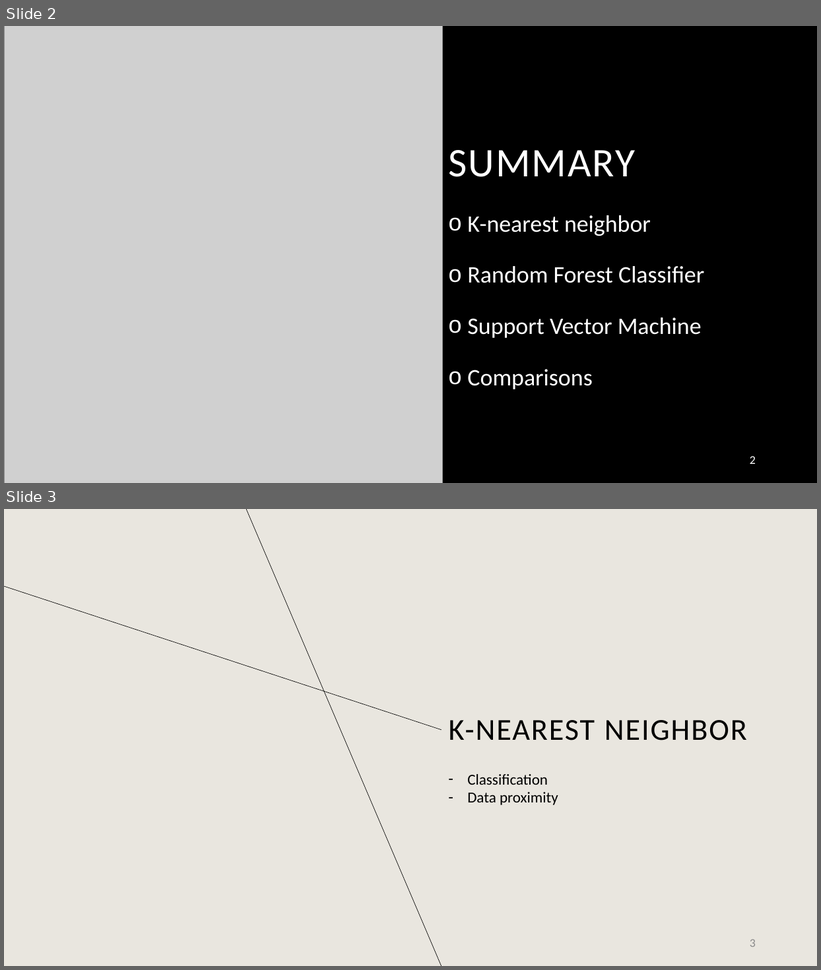
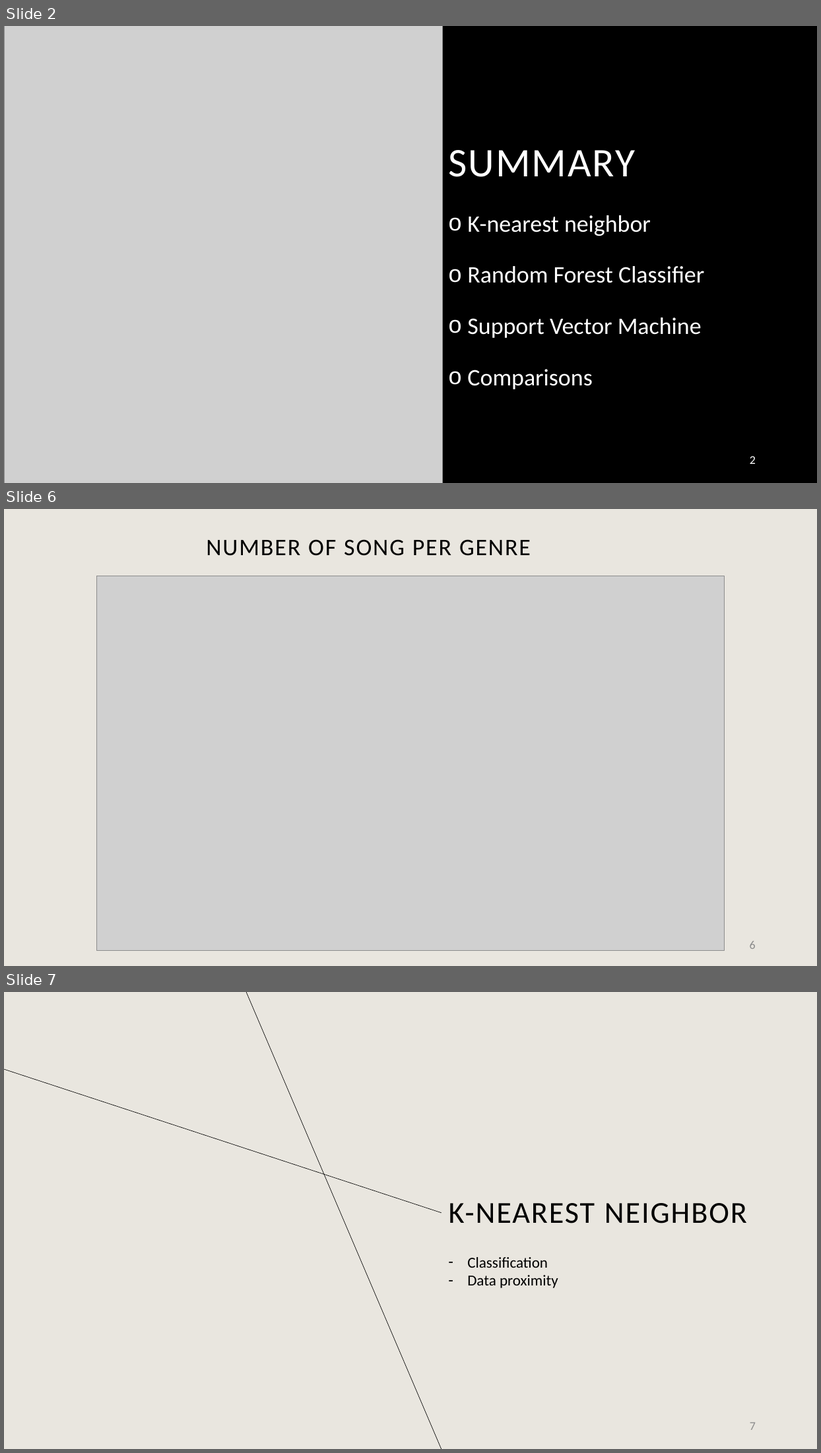
Before and after one commit to Hugo-Leyx-valade/projet-ML, a slide deck: Spotiflop_ML.pptx. Shown one above the other, each under a label of ours: slides 2 and 3 before the commit, slides 2, 6 and 7 after it; the slides between them are not shown. The pictures are 821x970 and 821x1453 pixels, drawn with LibreOffice and Linux fonts; fonts in the diff are those of the drawing; grey boxes stand for pictures; background and template pictures are left out. Boxes give left, top, right and bottom in pixels: in the first picture for what was removed or moved away, otherwise in the second. Text is boxed around its words. In the diff, an @@ line names an element or a change of style, - is before the commit and + after.

```diff
--- a/Spotiflop_ML.pptx
+++ b/Spotiflop_ML.pptx
@@ slide 6 added at [4,509,817,966], background #E9E6DF @@
@@ title added at [206,539,531,556], 28 pt, text #000000 @@
+NUMBER OF SONG PER GENRE
@@ picture added at [96,576,725,951] @@
@@ page number added at [750,941,756,949], 14 pt, text #8C8C8C @@
+6
@@ what was slide 3 is now slide 7 @@
@@ page number at [750,1422,756,1430]: text changed @@
-3
+7
```
Also in this commit, not shown: 4 other slides added.
